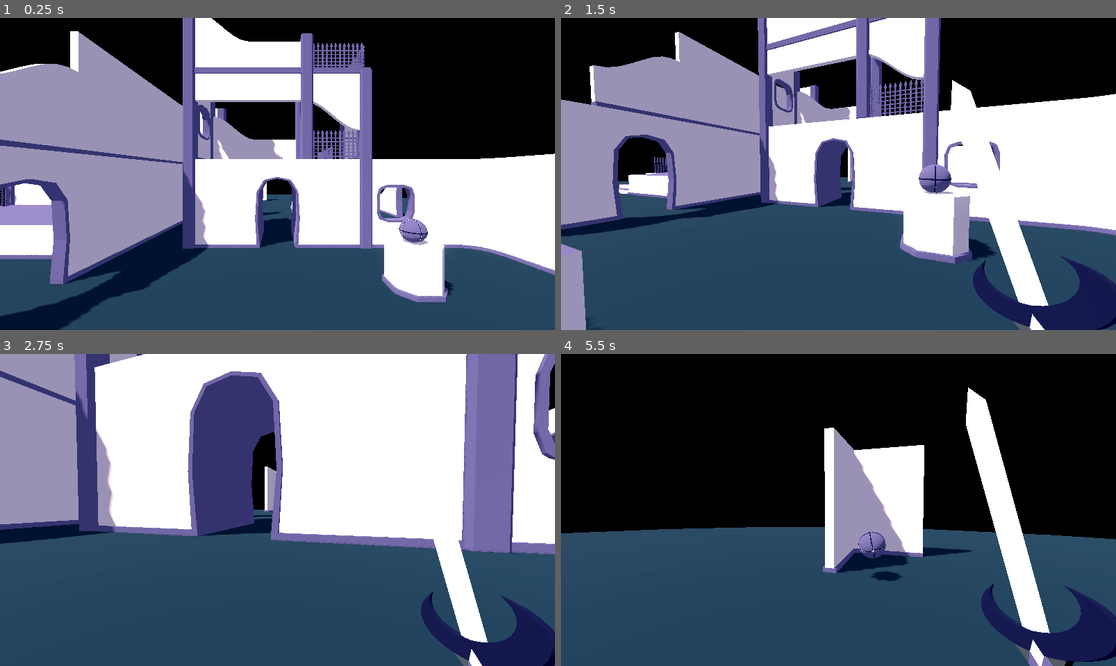
Above: before the commit, frames 1-4 (two rows, left to right).
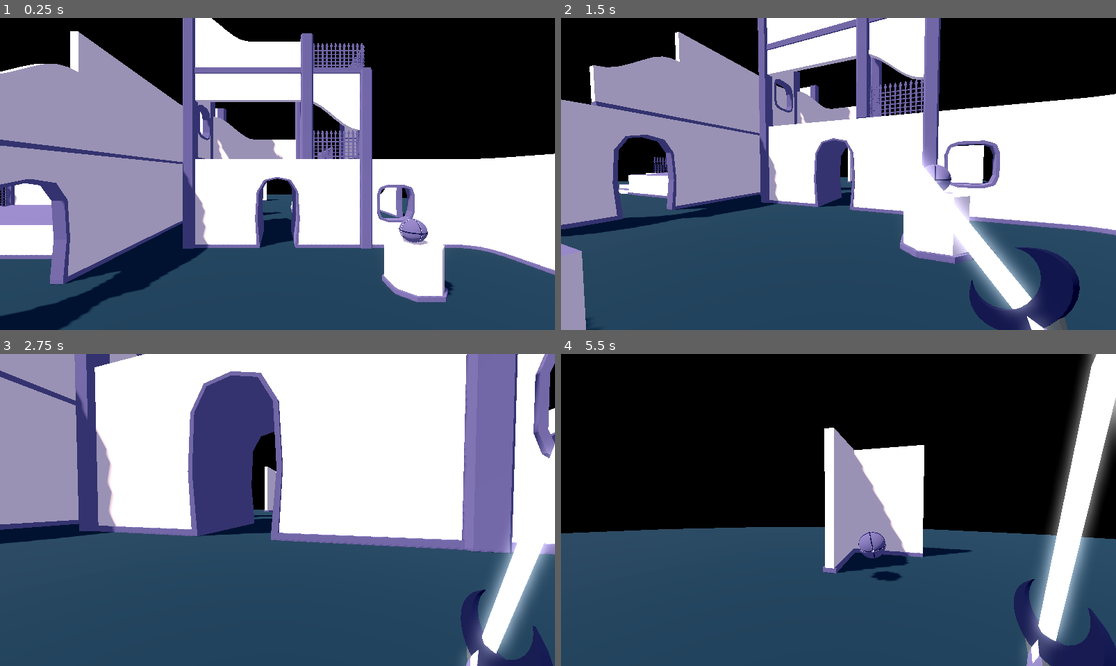
Above: after the commit, the same moments.

Repository: CANSLP/vfx-suite
Game: Godot game, scene res://scenes/test_scene.tscn
Same seed, same stepped clock (60 frames per second), same inputs: the game is played once before the commit and once after it.
Inputs (mouse positions are in pixels of both pictures, inside the frame that each line leads up to):
- Up to frame 1 (0.25 s): no input
- Up to frame 2 (1.5 s): tap Enter at 0.5 s; move the mouse to (960, 158) at 0.52 s; press the mouse at (960, 158) at 0.53 s; hold D (rightward) 0.53-1.28 s; tap Space (jump) at 0.77 s; move the mouse to (810, 174) at 1.27 s; release the mouse at (810, 174) at 1.28 s; hold W (forward) from 1.28 s (still down); click (810, 174) at 1.35 s
- Up to frame 3 (2.75 s): keep holding W (forward); tap Space (jump) at 1.52 s; move the mouse to (288, 503) at 2.02 s; hold Shift (crouch) from 2.03 s (still down); click (288, 503) at 2.3 s
- Up to frame 4 (5.5 s): keep holding W (forward); move the mouse to (832, 516) at 2.77 s; release Shift (crouch) at 2.78 s; tap 1 (hand_1) at 2.85 s; tap Space (jump) at 3.02, 3.77, 4.52 s; click (832, 516) at 3.05 s; move the mouse to (877, 513) at 3.52 s; hold 2 (hand_2) 3.53-4.28 s; click (877, 513) at 3.8 s; move the mouse to (794, 506) at 4.27 s; tap 3 (hand_3) at 4.35 s; click (794, 506) at 4.55 s; move the mouse to (844, 510) at 5.02 s; hold E (hand_scroll+) from 5.03 s (still down); click (844, 510) at 5.3 s

The runs differ from the first frame. In frame 2, 7.8% of the frame differs, in the area x 64-100%, y 19-100%; in frame 3, 5.9%; in frame 4, 12%, in the area x 72-100%, y 0-100%.

Commit message:
sword updates

Diff:
--- /dev/null
+++ b/assets/materials/fx/glow.tres
@@ -0,0 +1,9 @@
+[gd_resource type="ShaderMaterial" load_steps=2 format=3 uid="uid://cx3wi4u8nbxu2"]
+
+[ext_resource type="Shader" path="res://assets/shaders/glow.gdshader" id="1_8icxa"]
+
+[resource]
+render_priority = 0
+shader = ExtResource("1_8icxa")
+shader_parameter/color = Color(1, 1, 1, 1)
+shader_parameter/brightness = 5.0
--- a/assets/materials/glow.tres
+++ b/assets/materials/glow.tres
@@ -1,4 +1,9 @@
-[gd_resource type="StandardMaterial3D" format=3 uid="uid://bsu16fvs14x8h"]
+[gd_resource type="ShaderMaterial" load_steps=2 format=3 uid="uid://bsu16fvs14x8h"]
+
+[ext_resource type="Shader" path="res://assets/shaders/glow.gdshader" id="1_nuji2"]
 
 [resource]
-shading_mode = 0
+render_priority = 0
+shader = ExtResource("1_nuji2")
+shader_parameter/color = Color(1, 1, 1, 1)
+shader_parameter/brightness = 2.0
--- /dev/null
+++ b/assets/shaders/glow.gdshader
@@ -0,0 +1,8 @@
+shader_type spatial;
+render_mode unshaded;
+uniform vec3 color : source_color = vec3(1);
+uniform float brightness = 5.0;
+
+void fragment() {
+	ALBEDO = color*brightness;
+}
--- a/classes/player.tscn
+++ b/classes/player.tscn
@@ -58,7 +58,7 @@
 cast_shadow = 0
 
 [node name="sword" parent="camera/hand" instance=ExtResource("5_ntabj")]
-transform = Transform3D(-0.05, 4.37114e-09, 2.18557e-09, -2.18557e-09, 9.55343e-17, -0.05, -4.37114e-09, -0.05, 9.55343e-17, 0, 0, 0)
+transform = Transform3D(-0.0419879, 0.0163788, 0.0216506, -0.0143394, 0.0204788, -0.0433013, -0.023052, -0.0425717, -0.0125, 0, 0, 0)
 
 [node name="wand" parent="camera/hand" instance=ExtResource("6_t8igu")]
 transform = Transform3D(0.5, 0, 0, 0, 0.5, 0, 0, 0, 0.5, 0, 0, 0)
--- a/scripts/player_hand.gd
+++ b/scripts/player_hand.gd
@@ -19,9 +19,11 @@
 var throw_vector = Vector3(1,1,0)
 
 var sword_side = 1
+var sword_swinging = false
+var sword_swing_time = 0.0
 
-var sword_up_rot = Vector3(90,-90,90)
-var sword_down_rot = Vector3(0,0,0)
+var sword_up_rot = Vector3(120,-60,145)
+var sword_down_rot = Vector3(0,-60,75)
 var sword_rot : Vector3
 
 var walk_bob : float = 0.0
@@ -77,9 +79,20 @@
 	time += delta
 	rotation_degrees.z = sin(time*15.0)*walk_bob*2.5-20
 	position.y = sin(time*15.0)*walk_bob*0.025-0.3-down
-	$sword.rotation_degrees = lerp($sword.rotation_degrees,sword_rot,delta*30)
+	#$sword.rotation_degrees = lerp($sword.rotation_degrees,sword_rot,delta*30)
 	if $wand.shooting:
 		shoot_wand()
+	if sword_swinging:
+		sword_swing_time += delta*10.0
+		if sword_swing_time > 1.0:
+			sword_swing_time = 1.0
+			sword_swinging = false
+			sword_side = -sword_side
+		var x = clamp(sword_swing_time,0,1)
+		$sword.rotation_degrees = lerp(sword_up_rot,sword_down_rot,clamp(lerp(x*x*x*(x*(x*6.0-15.0)+10.0),sqrt(x),0.25),0,1))
+	else:
+		$sword.rotation_degrees = lerp($sword.rotation_degrees,sword_up_rot,delta*30)
+
 
 func update_hand():
 	if hand_props != null:
@@ -93,9 +106,14 @@
 
 
 func swing_sword():
-	sword_rot = sword_down_rot
+	#sword_rot = sword_down_rot
+	#sword_side = -sword_side
+	sword_swinging = true
+	sword_swing_time = 0.0
+
 func unswing_sword():
-	sword_rot = sword_up_rot
+	#sword_rot = sword_up_rot
+	pass
 
 func throw_bomb():
 	var bomb = pf_bomb.instantiate()
